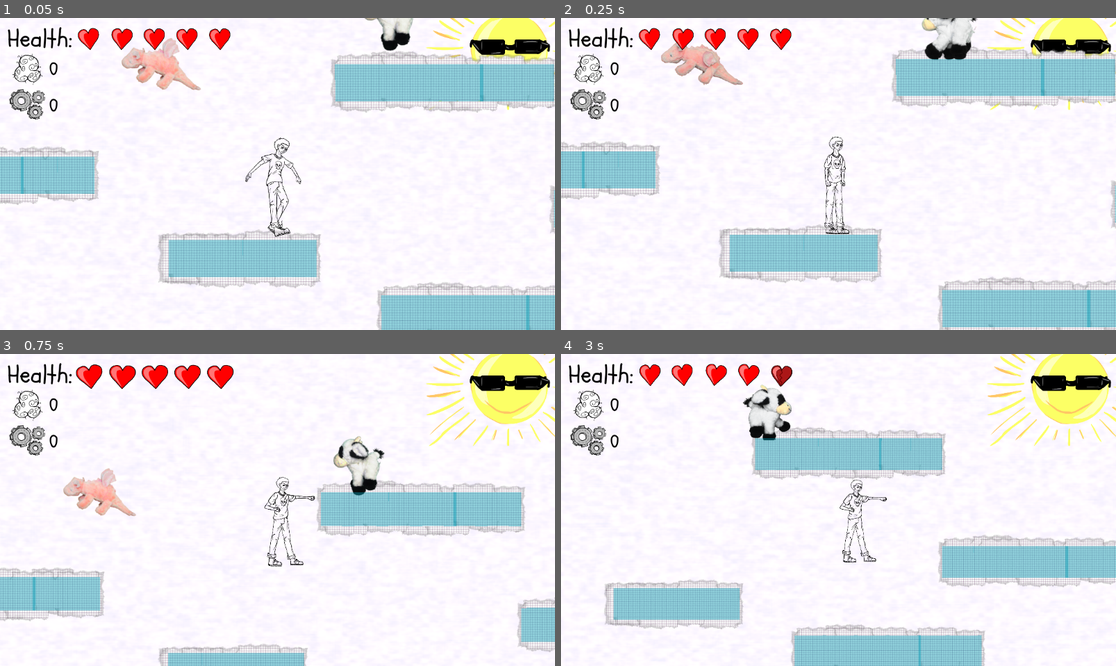
Above: before the commit, frames 1-4 (two rows, left to right).
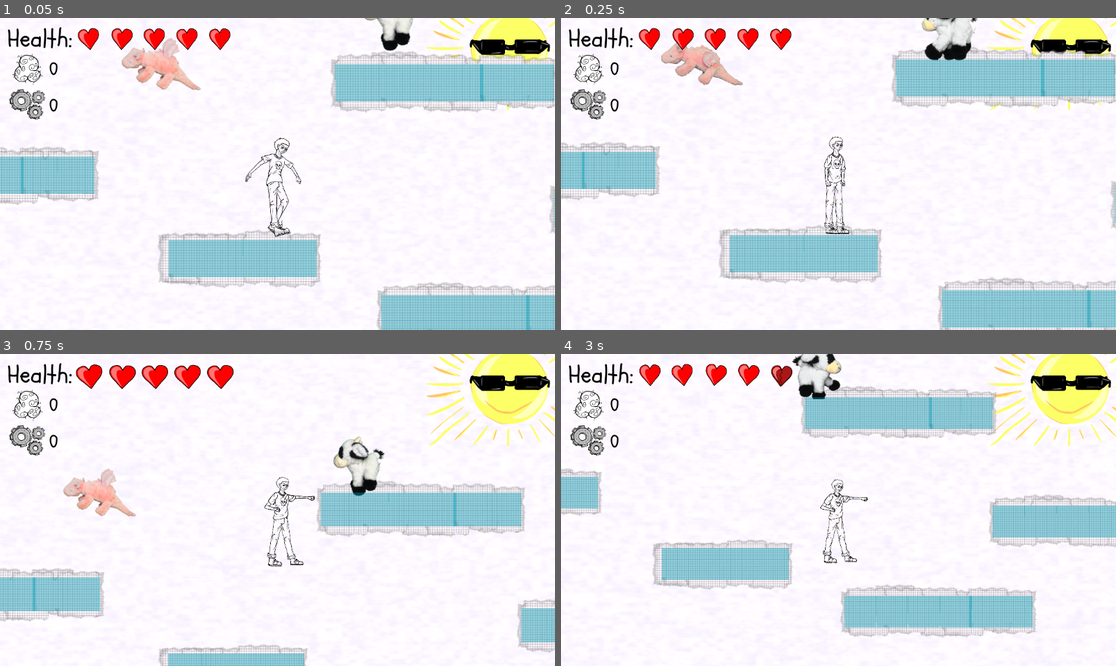
Above: after the commit, the same moments.

Repository: asger-finding/ddu-syds-droemmerejse
Game: Godot game, scene res://Root.tscn
Same seed, same stepped clock (60 frames per second), same inputs: the game is played once before the commit and once after it.
Inputs:
- Up to frame 1 (0.05 s): no input
- Up to frame 2 (0.25 s): no input
- Up to frame 3 (0.75 s): tap Enter (ui_accept) at 0.5 s; hold Right (ui_right) from 0.53 s (still down); tap X (Punch) at 0.6 s
- Up to frame 4 (3 s): tap Enter (ui_accept) at 0.77, 1.52 s; release Right (ui_right) at 1.28 s; hold Down (ui_down) 1.28-2.03 s; tap X (Punch) at 1.35, 2.1, 2.85 s; hold Right (ui_right) 2.03-2.78 s; hold Up (ui_up) from 2.78 s (still down)

Frame 1 is identical in both runs. In frame 2, 1.9% of the frame differs, in the area x 0-100%, y 0-100%; in frame 3, 1.1%; in frame 4, 33%.

Commit message:
Fix: Adjusted hitboxes and collision

Diff:
--- a/game/Scenes/Enemy.tscn
+++ b/game/Scenes/Enemy.tscn
@@ -53,12 +53,14 @@
 }]
 
 [sub_resource type="RectangleShape2D" id="RectangleShape2D_1k0mi"]
-size = Vector2(287, 242)
+size = Vector2(287, 270)
 
 [sub_resource type="RectangleShape2D" id="RectangleShape2D_r53dp"]
 size = Vector2(400, 335)
 
 [node name="Enemy" type="CharacterBody2D"]
+collision_layer = 2
+collision_mask = 5
 script = ExtResource("1_idouy")
 
 [node name="AnimatedSprite2D" type="AnimatedSprite2D" parent="."]
@@ -67,12 +69,13 @@
 flip_h = true
 
 [node name="CollisionShape2D" type="CollisionShape2D" parent="."]
-position = Vector2(0, 46)
+position = Vector2(0, 32)
 shape = SubResource("RectangleShape2D_1k0mi")
 one_way_collision = true
 one_way_collision_margin = 88.5
 
 [node name="Area2D" type="Area2D" parent="."]
+collision_layer = 0
 
 [node name="Detect" type="CollisionShape2D" parent="Area2D"]
 position = Vector2(0, -1.5)
--- a/game/Scenes/World.tscn
+++ b/game/Scenes/World.tscn
@@ -107,8 +107,9 @@
 [sub_resource type="RectangleShape2D" id="RectangleShape2D_5dli4"]
 size = Vector2(1000, 1044)
 
-[sub_resource type="RectangleShape2D" id="RectangleShape2D_r0dna"]
-size = Vector2(25.8, 101)
+[sub_resource type="CapsuleShape2D" id="CapsuleShape2D_r0dna"]
+radius = 9.1
+height = 80.6
 
 [sub_resource type="RectangleShape2D" id="RectangleShape2D_b5aes"]
 size = Vector2(40, 40)
@@ -141,22 +142,22 @@
 
 [node name="Punch" type="Area2D" parent="Interactability/Player/PlayerSprite"]
 position = Vector2(62, -396)
+collision_layer = 4
+collision_mask = 2
 
 [node name="PunchHitbox" type="CollisionShape2D" parent="Interactability/Player/PlayerSprite/Punch"]
 position = Vector2(-97, 498)
 shape = SubResource("RectangleShape2D_5dli4")
 
 [node name="StandingCollision" type="CollisionShape2D" parent="Interactability/Player"]
-position = Vector2(-3.3, 12.5)
-scale = Vector2(1, 1)
-shape = SubResource("RectangleShape2D_r0dna")
+position = Vector2(-3.2, 23.2)
+shape = SubResource("CapsuleShape2D_r0dna")
 one_way_collision = true
 one_way_collision_margin = 0.0
 debug_color = Color(0.735591, 1.63645e-06, 0.425898, 0.42)
 
 [node name="RollingCollision" type="CollisionShape2D" parent="Interactability/Player"]
 position = Vector2(0, 43)
-scale = Vector2(1, 1)
 shape = SubResource("RectangleShape2D_b5aes")
 disabled = true
 one_way_collision = true
Not shown, changed: game/Assets/BackDrop/Måger/1 måge.png.import
Not shown, changed: game/Assets/BackDrop/Måger/2 måger igen.png.import
Not shown, changed: game/Assets/BackDrop/Måger/2 måger.png.import
Not shown, added: game/Assets/BackDrop/Måger/3 måger.png.import
Not shown, added: game/Assets/BackDrop/Måger/4 måger .png.import
Not shown, added: game/Assets/BackDrop/Skyer/sommerrfugl 1.png.import
Not shown, added: game/Assets/BackDrop/detaljer platform/Dino.png.import
Not shown, added: game/Assets/BackDrop/detaljer platform/blomst 1.png.import
Not shown, added: game/Assets/BackDrop/detaljer platform/blomst 2.png.import
Not shown, added: game/Assets/BackDrop/detaljer platform/djævle.png.import
Not shown, added: game/Assets/BackDrop/detaljer platform/rumskib.png.import
Not shown, added: game/Assets/BackDrop/sommerfugle/sommerfugl 2.png.import
(and 20 more such lines)
